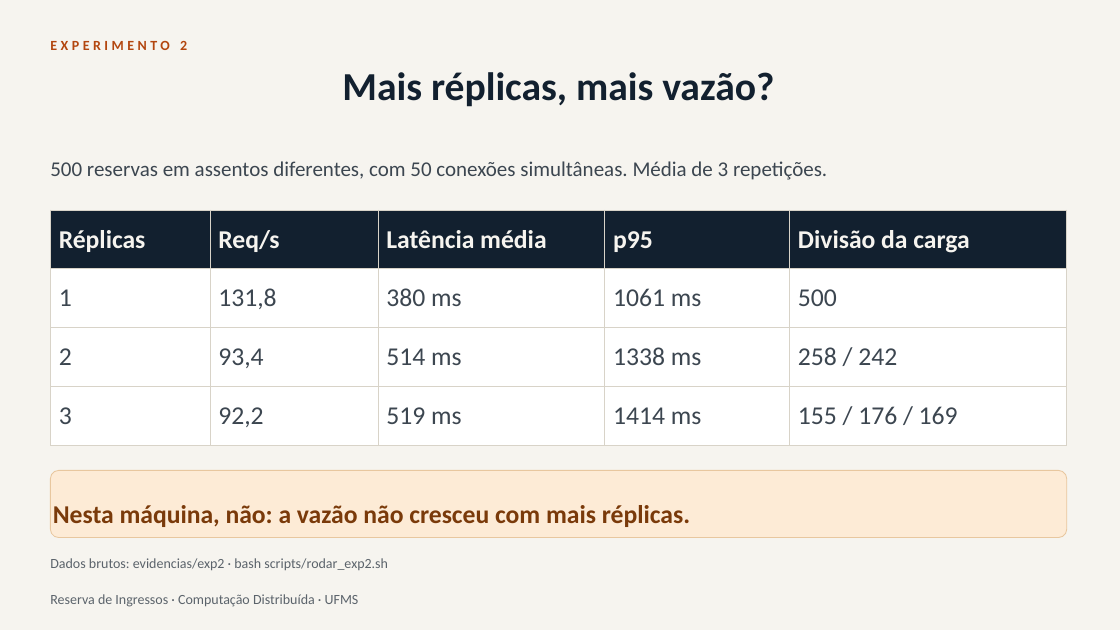
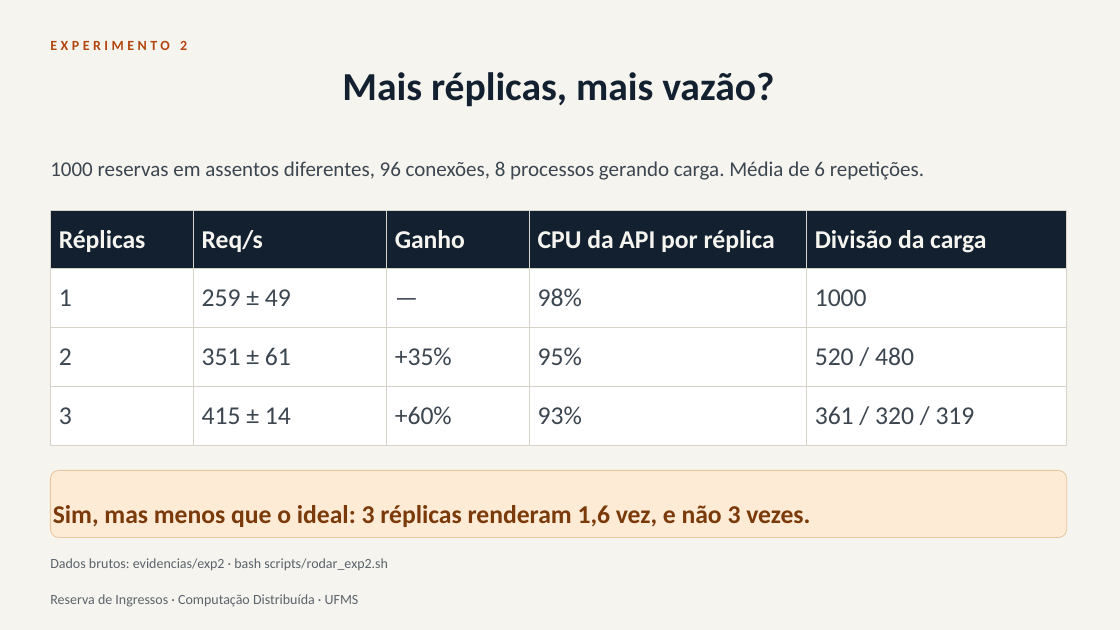
Before and after one commit to eliassilva21dt-tech/reserva-de-ingressos, a slide deck: slide 10 of docs/apresentacao.pptx. Drawn at 1120x630 pixels with LibreOffice and Linux fonts; fonts in the diff are those of the drawing. Boxes give left, top, right and bottom in pixels: in the first picture for what was removed or moved away, otherwise in the second. Text is boxed around its words. In the diff, an @@ line names an element or a change of style, - is before the commit and + after.

```diff
--- a/docs/apresentacao.pptx
+++ b/docs/apresentacao.pptx
@@ text at (50,161,924,180): text changed @@
-500 reservas em assentos diferentes, com 50 conexões simultâneas. Média de 3 repetições.
+1000 reservas em assentos diferentes, 96 conexões, 8 processos gerando carga. Média de 6 repetições.
@@ table at (50,210,1067,428) @@
-row 1, column 3: Latência média
+row 1, column 3: Ganho
-row 1, column 4: p95
+row 1, column 4: CPU da API por réplica
-row 2: 1 | 131,8 | 380 ms | 1061 ms | 500
+row 2: 1 | 259 ± 49 | — | 98% | 1000
-row 3: 2 | 93,4 | 514 ms | 1338 ms | 258 / 242
+row 3: 2 | 351 ± 61 | +35% | 95% | 520 / 480
-row 4: 3 | 92,2 | 519 ms | 1414 ms | 155 / 176 / 169
+row 4: 3 | 415 ± 14 | +60% | 93% | 361 / 320 / 319
@@ text in rounded rectangle at (53,505,810,527): text changed @@
-Nesta máquina, não: a vazão não cresceu com mais réplicas.
+Sim, mas menos que o ideal: 3 réplicas renderam 1,6 vez, e não 3 vezes.
```
Also in this commit, not shown: 3 other slides changed, 10 other files.
